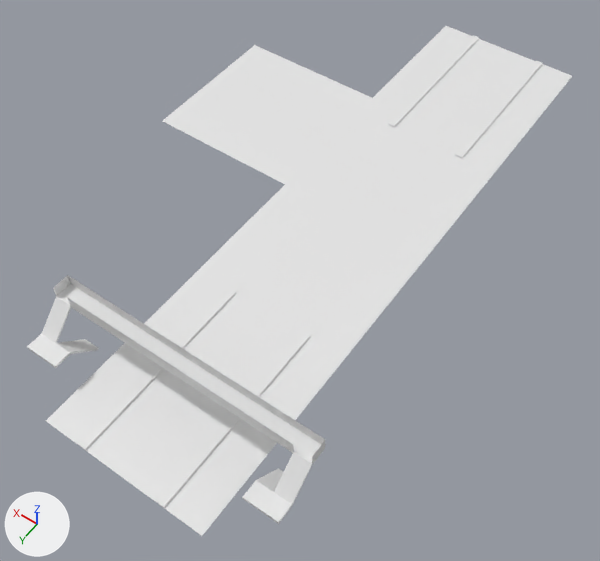
Before and after pictures for a commit that changed the Blender file data/mars/maps/import/marscity.blend.
Before and after are seen from a 50 mm lens placed at (-26.8, 70.2, 58.6), pointed at (0.8, 31.6, -2.0). Every picture has the same lights, and +X, +Y and +Z are marked at lower left.

The first picture shows 'blvd_bridge', 'blvd_kfcn', 'blvd_kfcs', 'blvd_main', 'city_floor'.
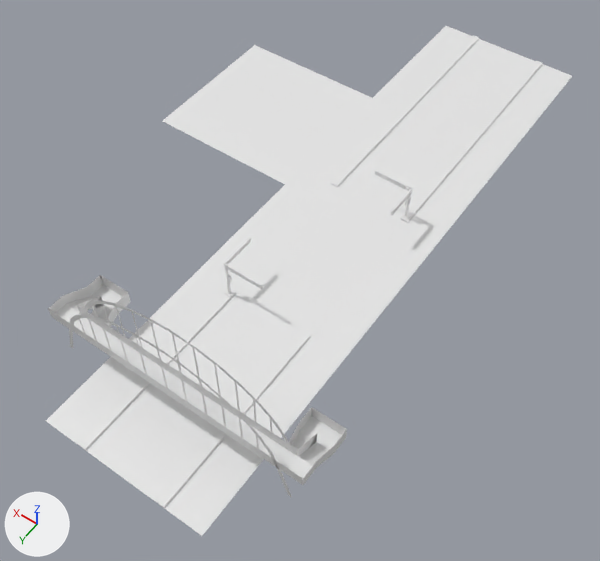
Changed parts and their boxes (x1, y1, x2, y2) in the pictures (600 x 561 px; the box of a moved part takes in the faces that stretch with it):
'blvd_bridge', reshaped: before (27, 275, 327, 536); after (46, 275, 347, 536)
part 1 of me_plane_005, added: after (227, 265, 263, 289)
part 2 of me_plane_005, added: after (223, 238, 251, 268)
part 3 of me_plane_005, added: after (224, 264, 235, 297)
part 4 of me_plane_005, moved or reshaped: before (222, 236, 417, 327); after (229, 240, 261, 288)
part 5 of me_plane_006, rebuilt (16% shorter): before (27, 275, 325, 524); after (48, 275, 347, 485)
part 6 of me_plane_006, added: after (83, 300, 294, 454)
part 7 of me_plane_006, added: after (69, 314, 292, 497)
part 8 of me_plane_006, moved or reshaped (not visible afterwards): before (46, 343, 156, 444)
part 9 of me_plane_003, added: after (375, 170, 408, 190)
part 10 of me_plane_003, added: after (391, 188, 413, 215)
part 11 of me_plane_003, added: after (401, 186, 411, 220)
part 12 of me_plane_003, built on: (330, 122, 465, 253) in both

Diff of the bpy script that builds the scene:
```diff
--- a/data/mars/maps/import/marscity.blend.py
+++ b/data/mars/maps/import/marscity.blend.py
@@ me_plane_003 @@
 # used by ob_blvd_kfcs; location = (0.0, 16.0, 0.0); scale = (10.0, 10.0, 10.0)
-me_plane_003.from_pydata(...)  # 47 vertices, 30 faces; spans x -0.8..0.8, y -0.8..0.8, z 0.0..0.02
+me_plane_003.from_pydata(...)  # 204 vertices, 173 faces; spans x -0.8..0.8, y -0.8..0.84, z 0.0..0.42
+# me_plane_003 part 9: a new loose piece of 32 vertices spanning x -0.38..-0.02, y 0.48..0.5, z 0.36..0.41, in mat_marsnull (white #e7e7e7)
+# me_plane_003 part 10: a new loose piece of 32 vertices spanning x -0.42..-0.41, y 0.48..0.84, z 0.36..0.41, in mat_marsnull (white #e7e7e7)
+# me_plane_003 part 11: a new loose piece of 16 vertices spanning x -0.42..-0.36, y 0.46..0.52, z 0.02..0.42, in mat_marsnull (white #e7e7e7)
+# me_plane_003 part 12: 27 vertices removed from x -0.8..0.8, y -0.8..0.8, z 0.0; 72 vertices added at x -0.8..0.8, y -0.27..0.83, z 0.0..0.4
 me_plane_003.materials.append(mat_marsnull)
@@ me_plane_005 @@
 # used by ob_blvd_kfcn; location = (0.0, 32.0, 0.0); scale = (10.0, 10.0, 10.0)
-me_plane_005.from_pydata(...)  # 47 vertices, 30 faces; spans x -0.8..0.8, y -0.8..0.8, z 0.0..0.02
+me_plane_005.from_pydata(...)  # 168 vertices, 148 faces; spans x -0.8..0.8, y -0.8..0.8, z 0.0..0.42
+# me_plane_005 part 1: a new loose piece of 32 vertices spanning x 0.02..0.38, y 0.57..0.58, z 0.36..0.41, in mat_marsnull (white #e7e7e7)
+# me_plane_005 part 2: a new loose piece of 32 vertices spanning x 0.42..0.43, y 0.22..0.58, z 0.36..0.41, in mat_marsnull (white #e7e7e7)
+# me_plane_005 part 3: a new loose piece of 16 vertices spanning x 0.37..0.43, y 0.54..0.61, z 0.02..0.42, in mat_marsnull (white #e7e7e7)
+# me_plane_005 part 4: 23 vertices removed from x -0.8..0.8, y -0.8..0.8, z 0.0; 32 vertices added at x 0.03..0.43, y 0.23..0.59, z 0.19..0.4
 me_plane_005.materials.append(mat_marsnull)
@@ me_plane_006 @@
 # used by ob_blvd_bridge; location = (0.0, 48.0, 0.0); scale = (10.0, 10.0, 10.0)
-me_plane_006.from_pydata(...)  # 269 vertices, 252 faces; spans x -1.26..1.26, y -0.8..0.8, z 0.0..0.62
+me_plane_006.from_pydata(...)  # 412 vertices, 194 faces, 352 loose edges; spans x -1.26..1.26, y -0.8..0.8, z 0.0..1.01
+# me_plane_006 part 5: the loose piece of 192 vertices spanning x -1.26..1.26, y -0.08..0.48, z 0.0..0.62 is rebuilt with 68 vertices and now spans x -1.26..1.26, y -0.37..0.19, z 0.0..0.46
+# me_plane_006 part 6: a new loose piece of 138 vertices spanning x -1.16..1.15, y 0.03, z 0.0..1.01, in mat_marsnull (white #e7e7e7)
+# me_plane_006 part 7: a new loose piece of 138 vertices spanning x -1.16..1.15, y 0.19, z 0.0..1.01, in mat_marsnull (white #e7e7e7)
+# me_plane_006 part 8: 2 vertices removed from x 0.8, y 0.0..0.53, z 0.0; 4 vertices added at x 1.1..1.26, y 0.03..0.05, z 0.32
 me_plane_006.materials.append(mat_marsnull)
```
